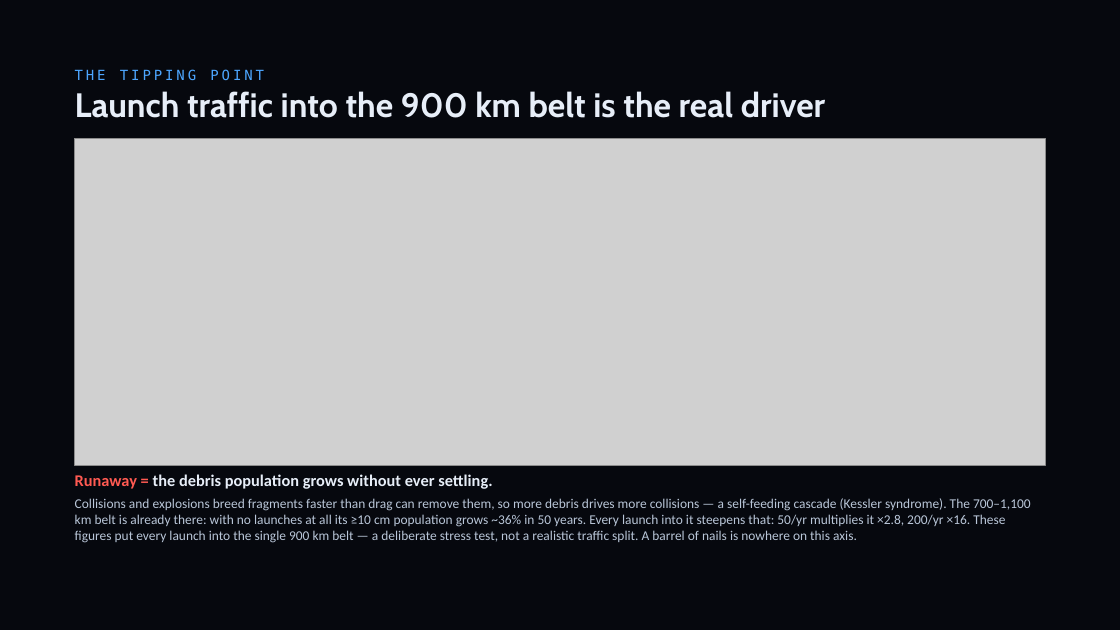
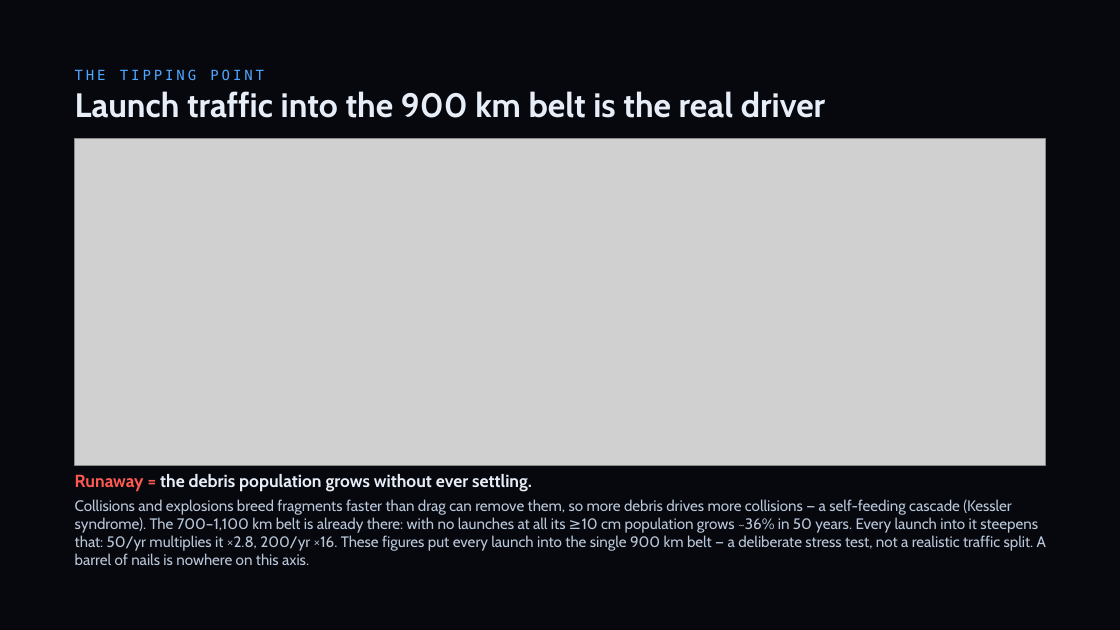
Before and after one commit to TimKadyrov/DebrisCascade, a slide deck: slide 14 of Barrel of Nails — Kessler Study.pptx. Drawn at 1120x630 pixels with LibreOffice and Linux fonts; fonts in the diff are those of the drawing; grey boxes stand for pictures. Boxes give left, top, right and bottom in pixels: in the first picture for what was removed or moved away, otherwise in the second. Text is boxed around its words. In the diff, an @@ line names an element or a change of style, - is before the commit and + after.

```diff
--- a/Barrel of Nails — Kessler Study.pptx
+++ b/Barrel of Nails — Kessler Study.pptx
@@ text "Runaway = the debris population ..." at <box>75,474,1046,565</box>: size 14 to 15 pt in "Runaway = the debris population grows without ..."; font Calibri to Cabin; size 11.5 to 13 pt in "Collisions and explosions breed fragments faster than ..." @@
```
Also in this commit, not shown: 10 other slides changed, 1 slide removed, 14 other files.
